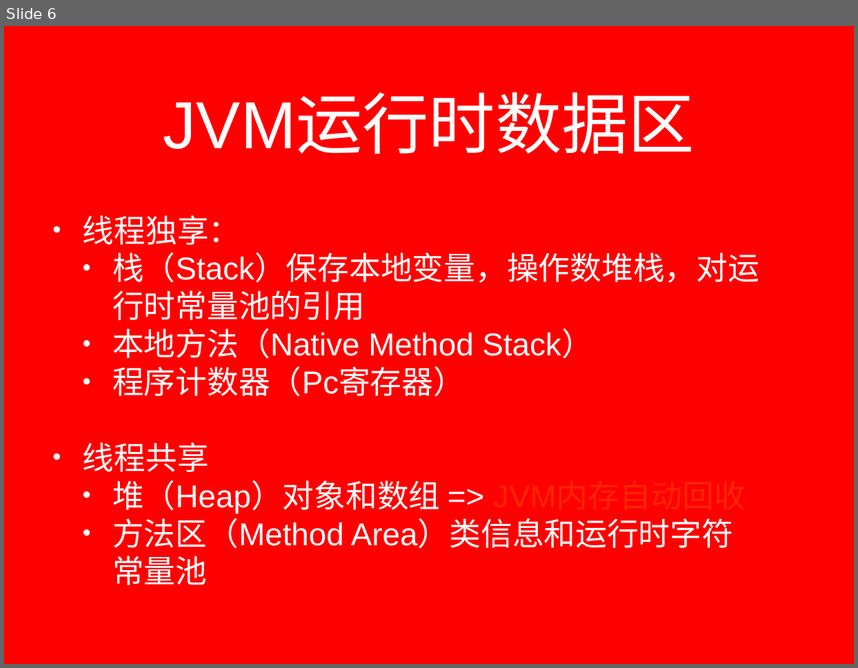
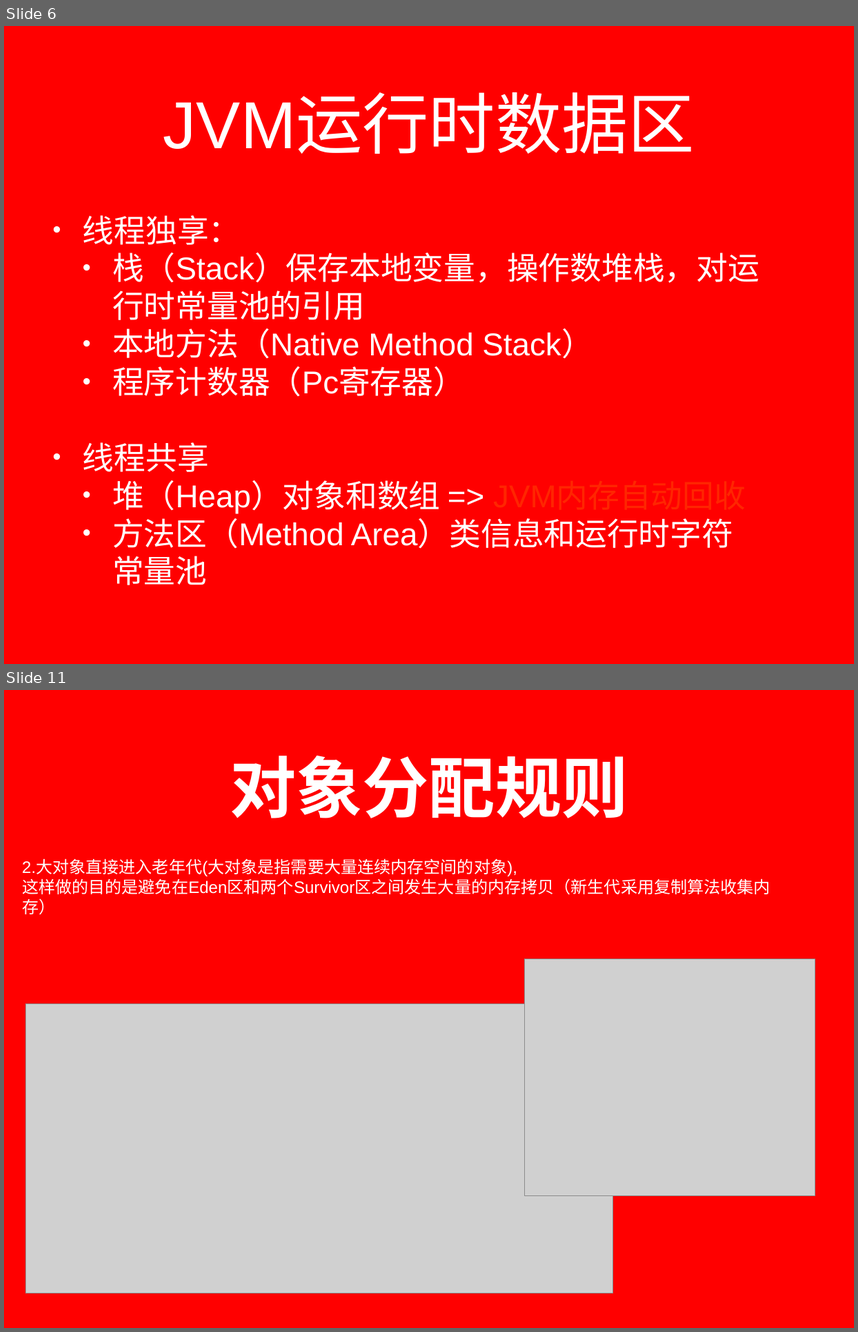
Before and after one commit to lxyangfan/lxyangfan, a slide deck: source/_drafts/jvm.pptx. Shown one above the other, each under a label of ours: slide 6 before the commit, slides 6 and 11 after it; the slides between them are not shown. The pictures are 858x668 and 858x1332 pixels, drawn with LibreOffice and Linux fonts; fonts in the diff are those of the drawing; grey boxes stand for pictures; background and template pictures are left out. Boxes give left, top, right and bottom in pixels: in the first picture for what was removed or moved away, otherwise in the second. Text is boxed around its words. In the diff, an @@ line names an element or a change of style, - is before the commit and + after.

Commit message:
add pptx

```diff
--- a/source/_drafts/jvm.pptx
+++ b/source/_drafts/jvm.pptx
@@ slide 11 added at box(4, 690, 854, 1328), background picture (left out) @@
@@ title added at box(230, 756, 628, 818), 80 pt, text #FFFFFF, bold @@
+对象分配规则
@@ text added at box(22, 860, 771, 914), 20 pt, text #FFFFFF @@
+2.大对象直接进入老年代(大对象是指需要大量连续内存空间的对象),
+这样做的目的是避免在Eden区和两个Survivor区之间发生大量的内存拷贝（新生代采用复制算法收集内存）
@@ picture added at box(525, 959, 815, 1196) @@
@@ picture added at box(26, 1004, 613, 1293) @@
```
Also in this commit, not shown: 4 other slides added.
